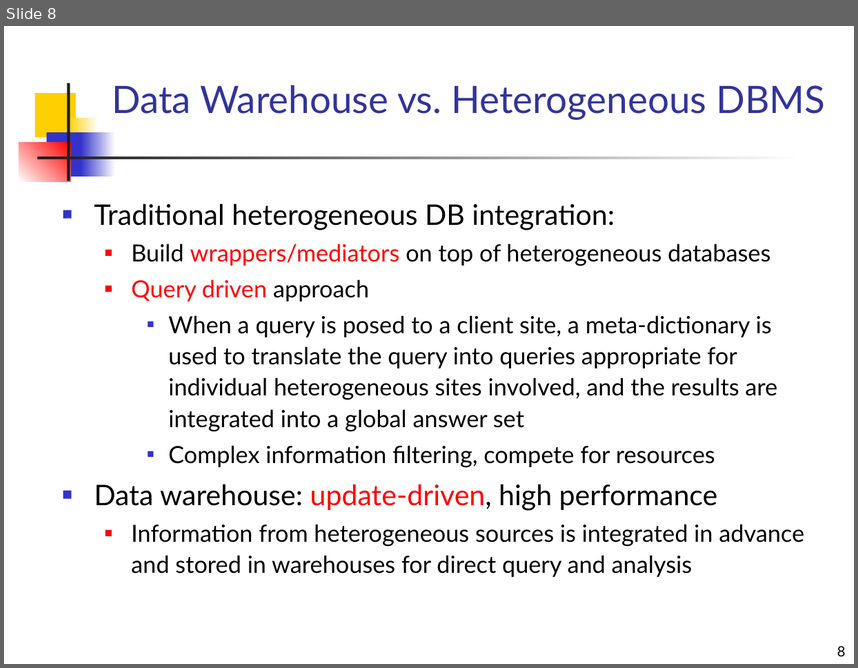
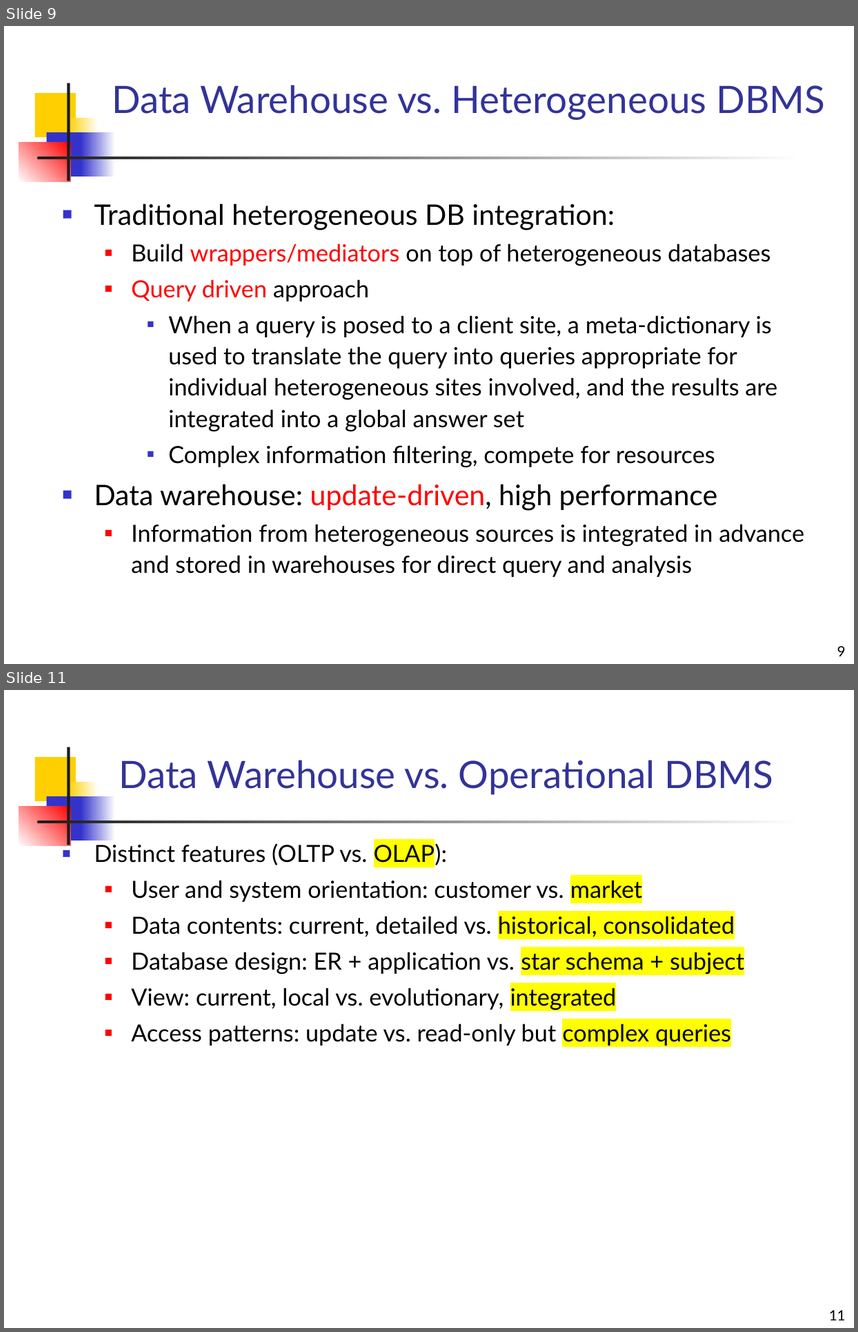
Before and after one commit to mahmoudparsian/data-warehousing-and-business-intelligence, a slide deck: resources/class_lectures/review/introduction_to_data_warehousing.pptx. Shown one above the other, each under a label of ours: slide 8 before the commit, slides 9 and 11 after it; the slides between them are not shown. The pictures are 858x668 and 858x1332 pixels, drawn with LibreOffice and Linux fonts; fonts in the diff are those of the drawing. Boxes give left, top, right and bottom in pixels: in the first picture for what was removed or moved away, otherwise in the second. Text is boxed around its words. In the diff, an @@ line names an element or a change of style, - is before the commit and + after.

```diff
--- a/resources/class_lectures/review/introduction_to_data_warehousing.pptx
+++ b/resources/class_lectures/review/introduction_to_data_warehousing.pptx
@@ slide 11 added at box(4, 690, 854, 1328), background #FFFFFF; not listed: 7 template elements that a slide beside it also shows @@
@@ title added at box(119, 760, 774, 795), 32 pt, text #333399 @@
+Data Warehouse vs. Operational DBMS
@@ text added at box(94, 842, 744, 1045), 20 pt, text #000000 @@
+■ Distinct features (OLTP vs. OLAP):
+  ■ User and system orientation: customer vs. market
+  ■ Data contents: current, detailed vs. historical, consolidated
+  ■ Database design: ER + application vs. star schema + subject
+  ■ View: current, local vs. evolutionary, integrated
+  ■ Access patterns: update vs. read-only but complex queries
@@ page number added at box(829, 1310, 846, 1320), 12 pt, text #000000 @@
+11
@@ what was slide 8 is now slide 9 @@
@@ page number at box(838, 646, 846, 656): text changed @@
-8
+9
```
Also in this commit, not shown: 8 slides changed, 3 other slides added.
